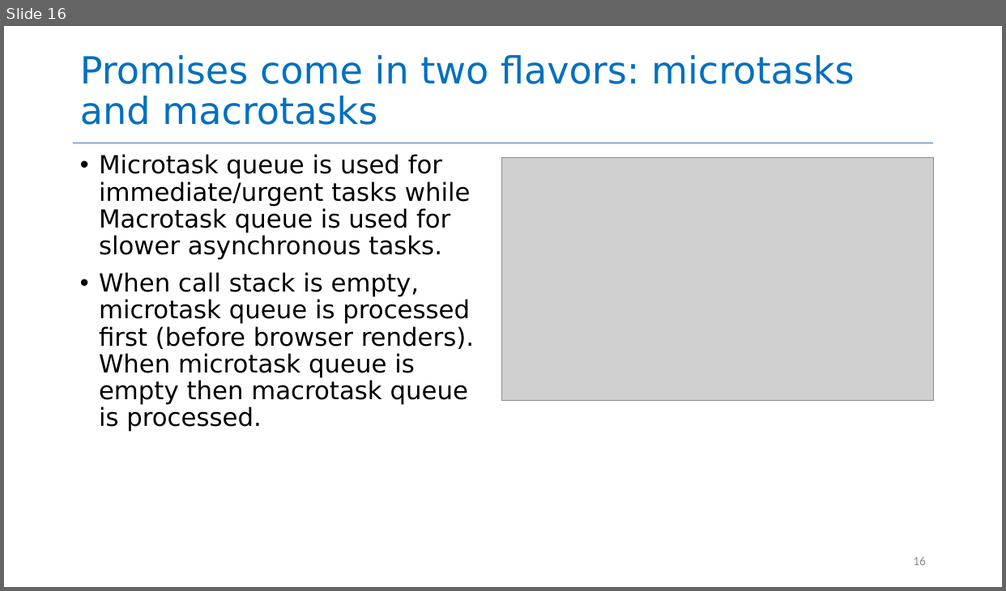
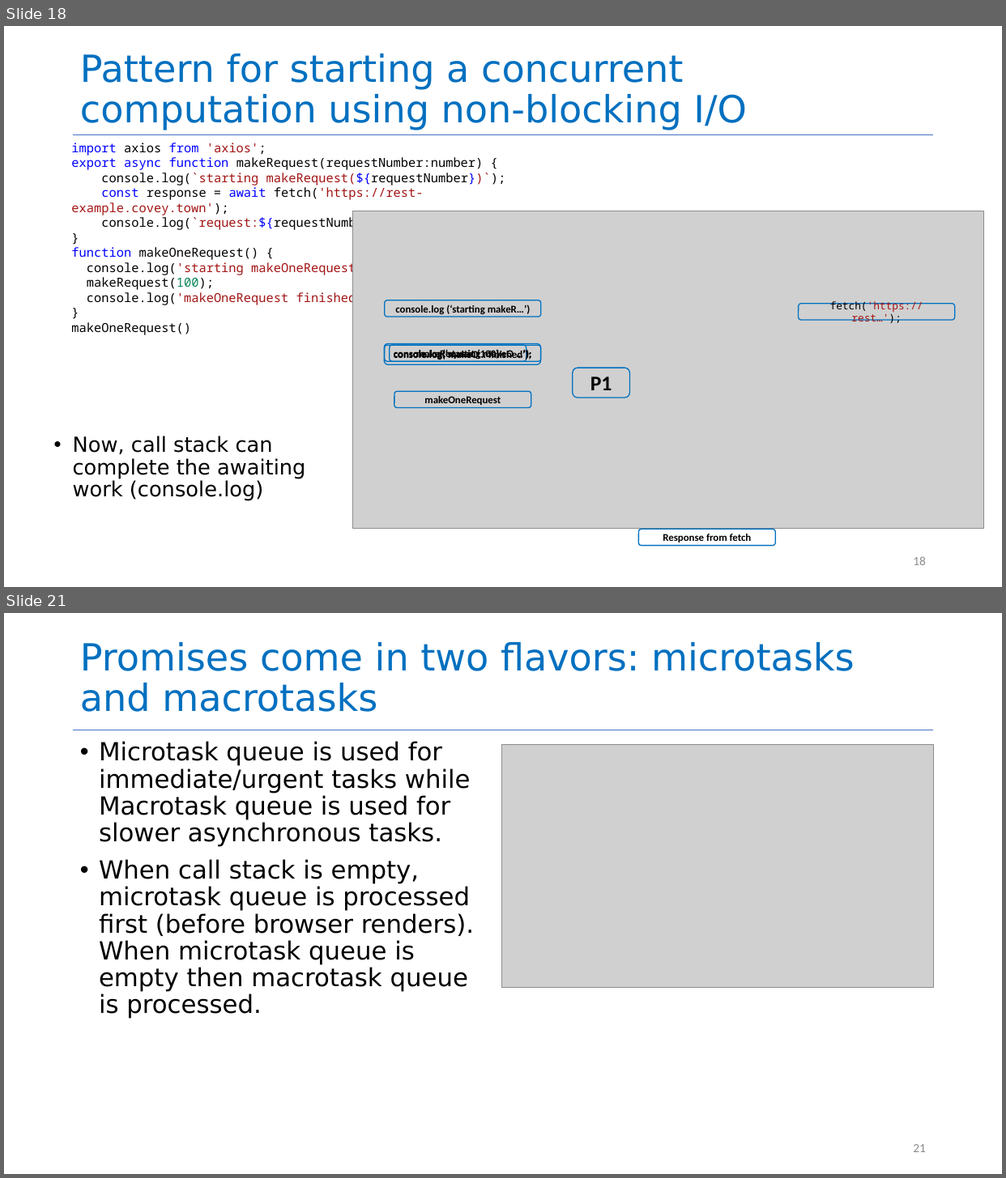
Before and after one commit to neu-se/CS4530-Fall-2026, a slide deck: Slides/Module 08 Concurrency.pptx. Shown one above the other, each under a label of ours: slide 16 before the commit, slides 18 and 21 after it; the slides between them are not shown. The pictures are 1006x591 and 1006x1178 pixels, drawn with LibreOffice and Linux fonts; fonts in the diff are those of the drawing; grey boxes stand for pictures. Boxes give left, top, right and bottom in pixels: in the first picture for what was removed or moved away, otherwise in the second. Text is boxed around its words. In the diff, an @@ line names an element or a change of style, - is before the commit and + after.

```diff
--- a/Slides/Module 08 Concurrency.pptx
+++ b/Slides/Module 08 Concurrency.pptx
@@ slide 18 added at [4,26,1002,587], background #FFFFFF @@
@@ title added at [80,54,746,130], 36 pt, text #0070C0 @@
+Pattern for starting a concurrent computation using non-blocking I/O
@@ text added at [71,143,506,335], 12 pt, text #000000 @@
+import axios from 'axios';
+export async function makeRequest(requestNumber:number) {
+console.log(`starting makeRequest(${requestNumber})`);
+const response = await fetch('https://rest-example.covey.town');
+console.log(`request:${requestNumber} returned`);
+}
+function makeOneRequest() {
+console.log('starting makeOneRequest');
+makeRequest(100);
+console.log('makeOneRequest finished');
+}
+makeOneRequest()
@@ line added from (73, 135) to (934, 135), #4472C4 0.5 pt @@
@@ picture added at [353,211,984,529] @@
@@ rounded rectangle added at [385,301,541,318], outline #0070C0 1 pt, 10 pt, text #000000, bold @@
+console.log (‘starting makeR…’)
@@ rounded rectangle added at [799,304,955,320], outline #0070C0 1 pt, 10 pt, text #A31515 @@
+fetch('https://rest…');
@@ rounded rectangle added at [385,346,541,362], outline #0070C0 1 pt, 10 pt, text #000000, bold @@
+console.log(‘starting makeO …’);
@@ rounded rectangle added at [385,344,541,365], outline #0070C0 1 pt, 10 pt, text #000000, bold @@
+console.log(‘makeO… finished’);
@@ rounded rectangle added at [390,345,526,361], outline #0070C0 1 pt, 10 pt, text #000000, bold @@
+makeRequest (100)
@@ rounded rectangle added at [573,368,630,398], outline #0070C0 1 pt, 20 pt, text #000000, bold @@
+P1
@@ rounded rectangle added at [394,391,532,408], outline #0070C0 1 pt, 10 pt, text #000000, bold @@
+makeOneRequest
@@ text added at [73,436,305,501], 20 pt, text #000000 @@
+• Now, call stack can complete the awaiting work (console.log)
@@ rounded rectangle added at [639,529,776,545], outline #0070C0 1 pt, 10 pt, text #000000, bold @@
+Response from fetch
@@ page number added at [913,557,926,565], 12 pt, text #8C8C8C @@
+18
@@ what was slide 16 is now slide 21 @@
@@ page number at [913,1144,926,1152]: text changed @@
-16
+21
```
Also in this commit, not shown: 12 slides changed, 6 other slides added, 1 other file.
